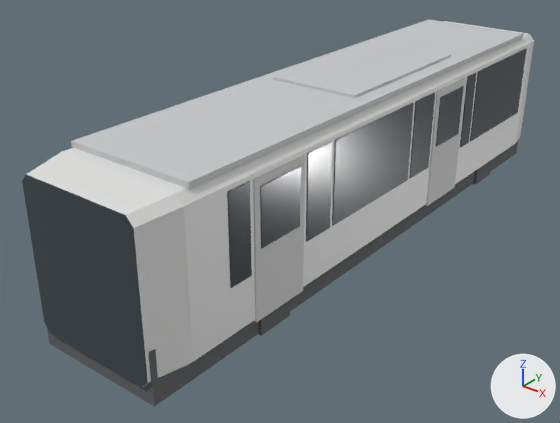
An edit to the glTF model public/models/bus.glb, drawn before and after from the same camera.
One viewpoint serves both versions: a 50 mm camera at (7.67, -11.38, 5.42) aimed at (-0.58, -1.06, -0.98). Every picture has the same lights, and +X, +Y and +Z are marked at lower right. The older version comes first. Vertices at exactly the same position are counted once.

In view in the first picture: 'bus'.
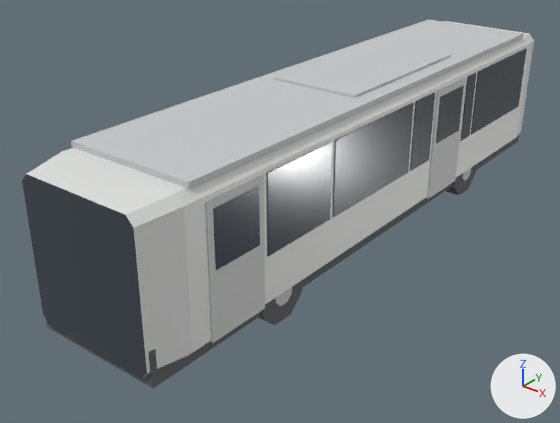
Boxes [x1, y1, x2, y2] around the edits, measured in the pictures (560 x 423 px; the box of a moved part takes in the faces that stretch with it):
'bus', reshaped
    before: [22, 19, 534, 407]
    after: [22, 19, 534, 389]
part 1 of me_bus, added
    after: [258, 280, 302, 325]
part 2 of me_bus, added
    after: [446, 164, 477, 195]
part 3 of me_bus, added
    after: [213, 186, 260, 270]
part 4 of me_bus, added
    after: [275, 287, 292, 306]
part 5 of me_bus, added
    after: [462, 167, 472, 181]
part 6 of me_bus, added
    after: [205, 175, 265, 343]
part 7 of me_bus, deleted
    before: [227, 86, 492, 336]
part 8 of me_bus, moved or reshaped
    before: [25, 85, 521, 407]
    after: [25, 85, 521, 389]

The change in detail:
me_bus is used by ob_bus; location (0.0, 0.0, 0.0).
me_bus had 254 vertices, 390 faces and spanned x -1.32..1.32, y -6.0..6.01, z -1.55..1.54.
me_bus now has 350 vertices, 574 faces and spans x -1.32..1.32, y -6.0..6.01, z -1.55..1.54.
me_bus part 1: a new loose piece, an 8-sided cylinder along x spanning x 0.89..1.19, y -3.7..-2.7, z -1.55..-0.55, in mat_chassis (dark grey #656769).
me_bus part 2: a new loose piece, an 8-sided cylinder along x spanning x 0.89..1.19, y 2.6..3.6, z -1.55..-0.55, in mat_chassis (dark grey #656769).
me_bus part 3: a new loose piece, a box spanning x 1.3..1.315, y -4.805..-3.895, z 0.134..1.049, in mat_glass (greyish blue #3c454d).
me_bus part 4: a new loose piece, an 8-sided cylinder along x spanning x 1.191..1.211, y -3.4..-3.0, z -1.25..-0.85, in mat_roof (light grey #cbcecf).
me_bus part 5: a new loose piece, an 8-sided cylinder along x spanning x 1.191..1.211, y 2.9..3.3, z -1.25..-0.85, in mat_roof (light grey #cbcecf).
me_bus part 6: a new loose piece, a box spanning x 1.24..1.3, y -4.925..-3.775, z -1.0..1.18, in mat_door (light grey #ced0ce).
me_bus part 7: 12 loose pieces with 96 vertices, spanning x -1.32..1.32, y -4.5..4.36, z -1.55..1.18, are deleted.
Part 8, on me_bus:
8 vertices are removed from x -1.29..1.29, y -2.73..-2.12, z -0.3..1.18.
24 faces are deleted.
58 vertices in x -1.3..1.3, y -6.0..6.01, z -1.25..-0.3 move by (0.0, 0.0, 0.15).
4 vertices in x -1.15..1.15, y -5.95..5.95, z -1.53 move by (0.0, 0.0, 0.3).
4 vertices in x -1.29..1.29, y -2.73, z -0.3 move by (0.0, -0.95, 0.15).
2 vertices move from x 0.0, y -6.0..6.0, z 0.04..0.05 to x 0.0, y -6.0..6.0, z 0.11..0.12.
8 vertices are added at x -1.29..1.29, y -3.68..-2.12, z -0.15..1.18.
24 new faces join them, mat_glass (greyish blue #3c454d).
Other edits to the shape of me_bus do not show in these pictures.
